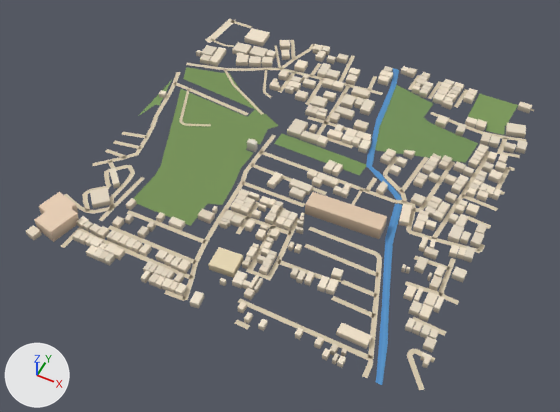
An edit to the glTF model public/assets/bengaluru-region-v1/tiles/t11_12-l0.glb, drawn before and after from the same camera.
Before and after are seen from a 50 mm camera at (6045.0, 5593.0, 730.0) aimed at (5742.0, 6199.0, -28.0). The lights are fixed; the arrows at lower left show +X, +Y and +Z. The picture after the commit comes second. Vertices at exactly the same position are counted once.

The first picture shows 'building', 'ground', 'water'.
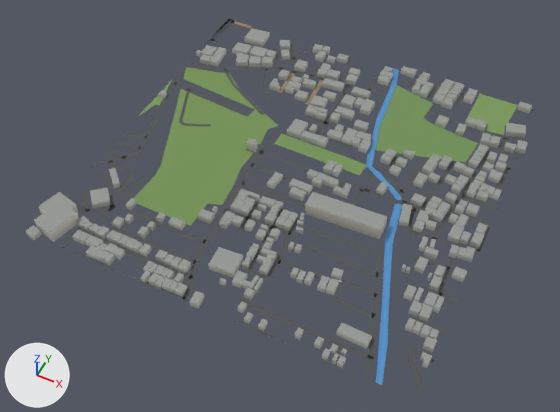
Pixel boxes (x1, y1, x2, y2) of what changed, in the pictures (560 x 412 px; the box of a moved part takes in the faces that stretch with it):
```json
{"object": "ground", "change": "reshaped", "before": [61, 19, 534, 390], "after": [60, 19, 534, 393]}
{"part": 1, "of": "me_building", "change": "recoloured", "before": [26, 28, 532, 368], "after": [26, 28, 532, 368], "on screen": "darker"}
{"part": 2, "of": "me_ground", "change": "moved or reshaped", "before": [64, 132, 498, 390], "after": [63, 132, 498, 393]}
{"part": 3, "of": "me_ground", "change": "moved or reshaped", "before": [173, 20, 234, 83], "after": [173, 19, 233, 83]}
{"part": 4, "of": "me_ground", "change": "moved or reshaped", "before": [428, 81, 526, 158], "after": [408, 75, 527, 158]}
{"part": 5, "of": "me_ground", "change": "moved or reshaped", "before": [314, 44, 355, 82], "after": [313, 44, 355, 82]}
{"part": 6, "of": "me_ground", "change": "recoloured", "before": [61, 19, 534, 362], "after": [61, 19, 534, 362]}
```

Scene script edits in JSON lines:
```json
{"block": "me_building", "where": "# used by ob_building; location = (5500.0, 6000.0, 0.0)"}
{"op": "remove", "block": "me_building", "code": "me_building.from_pydata(...)  # 2596 vertices, 3265 faces; spans x -4.0..504.0, y -6.0..503.0, z 0.0..18.0"}
{"op": "add", "block": "me_building", "code": "me_building.from_pydata(...)  # 2596 vertices, 3926 faces; spans x -4.0..504.0, y -6.0..503.0, z 0.0..18.0"}
{"block": "me_building", "change": "me_building part 1: 3265 kept faces spanning x -4.0..504.0, y -6.0..503.0, z 0.0..18.0 get new vertex colours"}
{"block": "me_ground", "where": "# used by ob_ground; location = (5500.0, 6000.0, 0.0)"}
{"op": "remove", "block": "me_ground", "code": "me_ground.from_pydata(...)  # 977 vertices, 866 faces; spans x -6.0..503.0, y -3.0..503.0, z 1.0"}
{"op": "add", "block": "me_ground", "code": "me_ground.from_pydata(...)  # 1014 vertices, 899 faces; spans x 0.0..500.0, y 0.0..500.0, z 1.0"}
{"block": "me_ground", "change": "me_ground part 2: 16 vertices moved from x 1.0..500.0, y -1.0..297.0, z 1.0 to x 0.0..500.0, y 0.0..297.0, z 1.0; 31 vertices removed from x -2.0..503.0, y -3.0..230.0, z 1.0; 53 vertices added at x 0.0..500.0, y 0.0..260.0, z 1.0"}
{"block": "me_ground", "change": "me_ground part 3: 7 vertices moved from x -5.0..30.0, y 367.0..451.0, z 1.0 to x 0.0..26.0, y 367.0..450.0, z 1.0; 6 vertices removed from x -6.0..6.0, y 347.0..473.0, z 1.0; 17 vertices added at x 0.0..4.0, y 338.0..500.0, z 1.0"}
{"block": "me_ground", "change": "me_ground part 4: 9 vertices removed from x 351.0..501.0, y 390.0..479.0, z 1.0; 13 vertices added at x 319.0..500.0, y 389.0..486.0, z 1.0"}
{"block": "me_ground", "change": "me_ground part 5: 1 vertex moved from x 168.0, y 497.0, z 1.0 to x 152.0, y 500.0, z 1.0; 3 vertices removed from x 166.0..223.0, y 465.0..503.0, z 1.0; 3 vertices added at x 182.0..223.0, y 470.0..500.0, z 1.0"}
{"block": "me_ground", "change": "me_ground part 6: 508 kept faces spanning x 0.0..500.0, y 0.0..500.0, z 1.0 get new vertex colours; the middle colour goes from beige #d7c9ae to dark grey #535556"}
```
